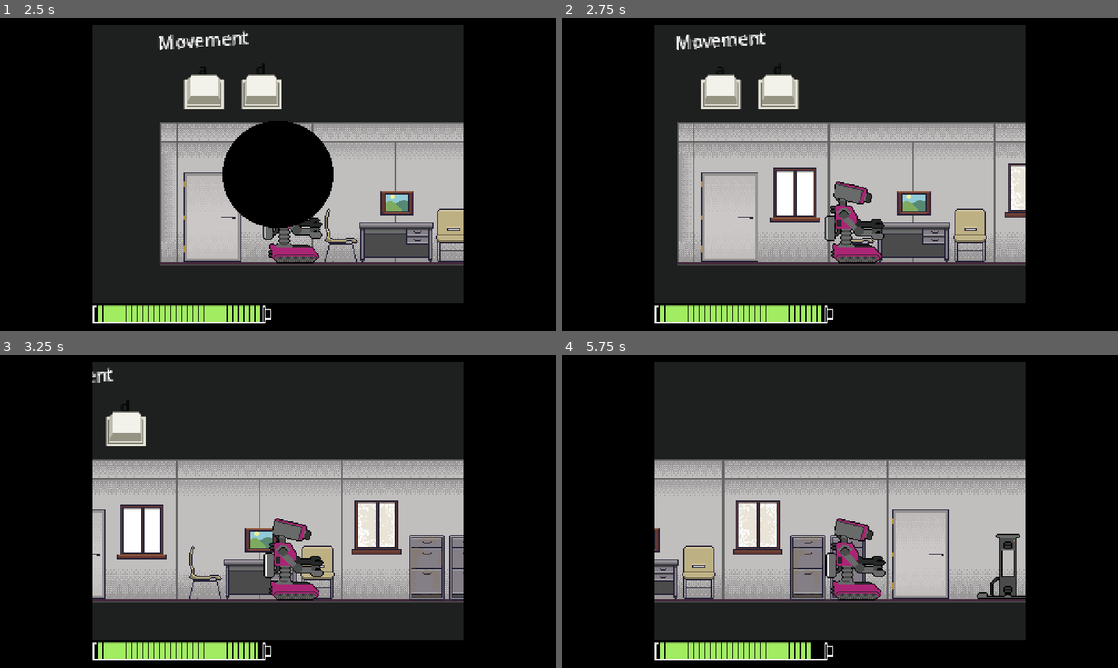
Above: before the commit, frames 1-4 (two rows, left to right).
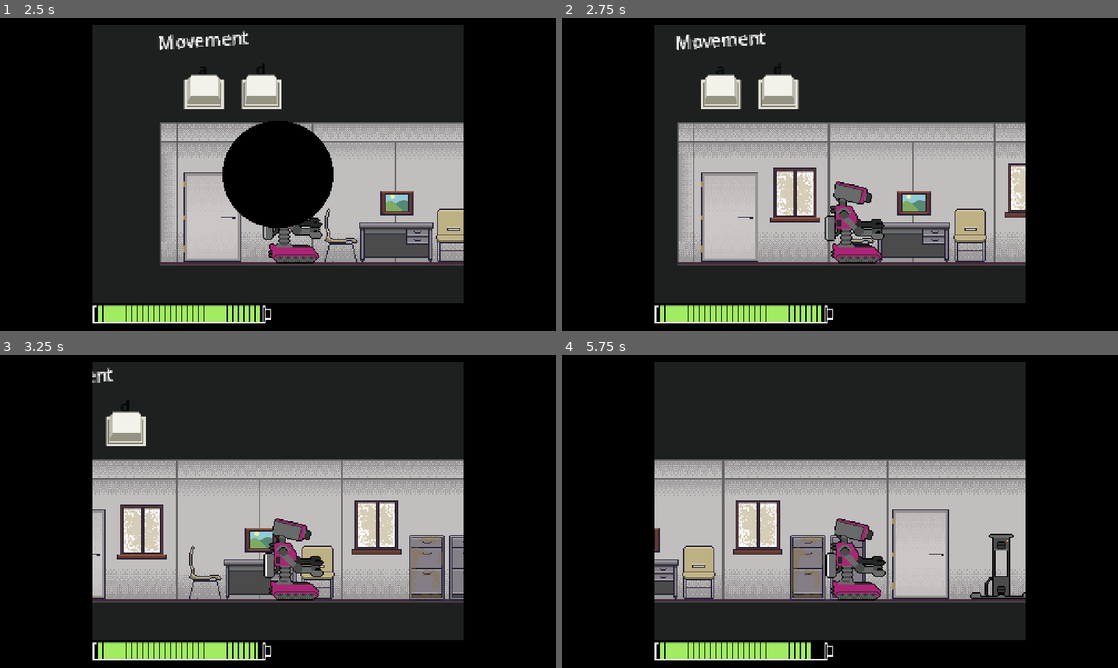
Above: after the commit, the same moments.

Repository: leorCD/Cleaning-Robot
Game: Godot game, scene res://scenes/main menu.tscn
The game is run twice, just before and just after one commit, with the same random seed, the same clock (stepped at 60 frames per second) and the same inputs.
Inputs (mouse positions are in pixels of both pictures, inside the frame that each line leads up to):
- Up to frame 1 (2.5 s): click "play" at 0.5 s; click "play" at 1.25 s; tap Enter at 2 s; move the mouse to (400, 158) at 2.02 s; hold D (right) from 2.03 s (still down); hold W (up) from 2.03 s (still down); click (400, 158) at 2.17 s
- Up to frame 2 (2.75 s): keep holding D (right); keep holding W (up)
- Up to frame 3 (3.25 s): keep holding D (right); move the mouse to (166, 527) at 2.77 s; release W (up) at 2.78 s; tap Space (spacebar) at 2.85 s; tap W (up) at 3.02, 3.05 s
- Up to frame 4 (5.75 s): tap W (up) at 3.32, 4.52, 4.55, 4.82 s; move the mouse to (895, 442) at 3.52 s; release D (right) at 3.53 s; hold A (left) 3.53-4.28 s; hold W (up) 3.53-4.28 s; move the mouse to (812, 574) at 4.27 s; hold D (right) from 4.28 s (still down); tap Space (spacebar) at 4.35 s; click (812, 574) at 4.42 s; move the mouse to (1006, 558) at 5.02 s; hold W (up) from 5.03 s (still down)

Frame 1 is identical in both runs. In frame 2, 0.8% of the frame differs, in the area x 38-84%, y 47-64%; in frame 3, 1.2%; in frame 4, 1.3%, in the area x 31-84%, y 47-78%.

Commit message:
Refactored level ending system
Level no longer ends instantly upon last task completion. Level end now tracks battery and missed tasks for future use

Diff:
--- /dev/null
+++ b/global/4_3_fake_aspect_ratio.gd
@@ -0,0 +1,4 @@
+extends CanvasLayer
+
+func _ready() -> void:
+	visible = true
--- a/player/modules/interact_module.gd
+++ b/player/modules/interact_module.gd
@@ -1,7 +1,7 @@
 extends Area2D
 class_name InteractionModule
 
-var levelAnalysisScene : PackedScene = load("res://scenes/level_complete_screen.tscn")
+#var levelAnalysisScene : PackedScene = load("res://scenes/level_complete_screen.tscn")
 
 @onready var player : Player = self.get_parent()
 @export var TaskHud : CanvasLayer = null
@@ -15,7 +15,7 @@
 
 @onready var objectMarker : Node2D = load("res://scenes/object_marker.tscn").instantiate()
 
-func _process(delta: float) -> void:
+func _process(_delta: float) -> void:
 	update_closest_interactable()
 
 func _unhandled_input(event: InputEvent) -> void:
@@ -138,15 +138,17 @@
 	$TaskLayer/TranslucentLayer.visible = false
 
 func on_level_complete() -> void:
-	player.forceFreeze = true
-
-	var levelAnalysis = levelAnalysisScene.instantiate()
-	$LevelComplete.add_child(levelAnalysis)
-	levelAnalysis.global_position.y = 700
-
-	var tweenIntoScreen = create_tween() \
-	.set_trans(Tween.TRANS_QUART) \
-	.tween_property(levelAnalysis, "global_position:y", 0, 1.0)
+	# dont make last task end game, require player to reach a charger
+	pass
+	##player.forceFreeze = true
+	##
+	##var levelAnalysis = levelAnalysisScene.instantiate()
+	##$LevelComplete.add_child(levelAnalysis)
+	##levelAnalysis.global_position.y = 700
+	##
+	##var tweenIntoScreen = create_tween() \
+	##.set_trans(Tween.TRANS_QUART) \
+	##.tween_property(levelAnalysis, "global_position:y", 0, 1.0)
 
 
 
--- a/player/player.tscn
+++ b/player/player.tscn
@@ -327,9 +327,6 @@
 grow_vertical = 2
 metadata/_edit_use_anchors_ = true
 
-[node name="LevelComplete" type="CanvasLayer" parent="InteractModule" unique_id=1136494216]
-layer = 999
-
 [node name="HUDModule" type="CanvasLayer" parent="." unique_id=1387734032]
 layer = 11
 
--- /dev/null
+++ b/scenes/charger.tscn
@@ -0,0 +1,22 @@
+[gd_scene format=3 uid="uid://crj1lsh8jg1jn"]
+
+[ext_resource type="Texture2D" uid="uid://bgpl8n76s6hlg" path="res://textures/room/Charger.png" id="1_aanbt"]
+[ext_resource type="Script" uid="uid://o4n7cg7a6csc" path="res://scripts/level_end.gd" id="1_pxnrp"]
+
+[sub_resource type="RectangleShape2D" id="RectangleShape2D_aanbt"]
+size = Vector2(23, 60)
+
+[node name="Charger" type="Area2D" unique_id=698597847]
+collision_layer = 2
+script = ExtResource("1_pxnrp")
+
+[node name="Sprite2D" type="Sprite2D" parent="." unique_id=411506895]
+texture = ExtResource("1_aanbt")
+
+[node name="CollisionShape2D" type="CollisionShape2D" parent="." unique_id=489145906]
+position = Vector2(0.5, 0)
+shape = SubResource("RectangleShape2D_aanbt")
+debug_color = Color(0, 0.64056903, 0.3526417, 0.41960785)
+
+[node name="LevelComplete" type="CanvasLayer" parent="." unique_id=698137466]
+layer = 999
--- a/scenes/level1.tscn
+++ b/scenes/level1.tscn
@@ -1,9 +1,9 @@
 [gd_scene format=3 uid="uid://d11ibitadgo44"]
 
-[ext_resource type="Script" uid="uid://cc5pb41al67c0" path="res://scripts/level.gd" id="1_bbk5w"]
 [ext_resource type="PackedScene" uid="uid://dfayqmttyqmjf" path="res://player/player.tscn" id="1_g2h75"]
 [ext_resource type="PackedScene" uid="uid://dwj8dxk2orq1x" path="res://tasks/sink/window.tscn" id="2_dwgg1"]
 [ext_resource type="Script" uid="uid://bw4wn5pphs17g" path="res://tasks/cleanable_Class.gd" id="3_ejswk"]
+[ext_resource type="Script" uid="uid://7jnxis6x6ko3" path="res://global/4_3_fake_aspect_ratio.gd" id="3_u068y"]
 [ext_resource type="Script" uid="uid://bouls4bgbr71v" path="res://scripts/task_manager.gd" id="4_conm7"]
 [ext_resource type="Texture2D" uid="uid://noa3d3u6nigi" path="res://textures/buttons.png" id="4_mvsps"]
 [ext_resource type="PackedScene" uid="uid://ca1ti3xnqjjh2" path="res://global/4_3_fake_aspect_ratio.tscn" id="5_ru4tf"]
@@ -14,7 +14,7 @@
 [ext_resource type="Texture2D" uid="uid://c6k1hurpo7ev3" path="res://textures/room/RoomCenter2.png" id="10_i8kv5"]
 [ext_resource type="PackedScene" uid="uid://cslymy7ylhaix" path="res://tasks/cabinet/cabinet_standing.tscn" id="10_u068y"]
 [ext_resource type="Texture2D" uid="uid://clr5dg4k7opkh" path="res://textures/room/RoomLeftEdge.png" id="11_dxn3v"]
-[ext_resource type="Texture2D" uid="uid://bgpl8n76s6hlg" path="res://textures/room/Charger.png" id="12_3w4mx"]
+[ext_resource type="PackedScene" uid="uid://crj1lsh8jg1jn" path="res://scenes/charger.tscn" id="12_3w4mx"]
 [ext_resource type="Texture2D" uid="uid://bg3caw5b4fvpv" path="res://textures/room/RoomRightEdge.png" id="12_14jow"]
 [ext_resource type="Texture2D" uid="uid://c8grwsc0ucda5" path="res://textures/room/Table.png" id="15_14jow"]
 [ext_resource type="Texture2D" uid="uid://n1u3itka1niq" path="res://textures/room/ChairSide.png" id="16_mvsps"]
@@ -42,10 +42,10 @@
 size = Vector2(20, 160)
 
 [node name="Level1" type="Node2D" unique_id=2091779854]
-script = ExtResource("1_bbk5w")
 
 [node name="4_3 fake aspect ratio" parent="." unique_id=31042625 instance=ExtResource("5_ru4tf")]
 visible = false
+script = ExtResource("3_u068y")
 
 [node name="player" parent="." unique_id=577084683 instance=ExtResource("1_g2h75")]
 z_index = 5
@@ -102,6 +102,7 @@
 [node name="window" parent="Tasks" unique_id=178642162 instance=ExtResource("2_dwgg1")]
 position = Vector2(-184, 37)
 script = ExtResource("3_ejswk")
+StandingTaskScene = ExtResource("8_3w4mx")
 
 [node name="window2" parent="Tasks" unique_id=1409830479 instance=ExtResource("2_dwgg1")]
 position = Vector2(32, 32)
@@ -127,6 +128,10 @@
 collision_layer = 0
 leadsTo = NodePath("../Door")
 
+[node name="LevelGoal" parent="Interactables" unique_id=698597847 node_paths=PackedStringArray("taskManager") instance=ExtResource("12_3w4mx")]
+position = Vector2(256, 68)
+taskManager = NodePath("../../Tasks")
+
 [node name="Walls" type="Node" parent="." unique_id=1031712267]
 
 [node name="floor" type="StaticBody2D" parent="Walls" unique_id=2020616492]
@@ -174,10 +179,6 @@
 texture = ExtResource("12_14jow")
 metadata/_edit_group_ = true
 metadata/_edit_lock_ = true
-
-[node name="Charger" type="Sprite2D" parent="." unique_id=1631866430]
-position = Vector2(262, 68)
-texture = ExtResource("12_3w4mx")
 
 [node name="Table" type="Sprite2D" parent="." unique_id=202274032]
 position = Vector2(-75, 80)
--- a/scenes/level_complete_screen.tscn
+++ b/scenes/level_complete_screen.tscn
@@ -3,7 +3,7 @@
 [ext_resource type="Texture2D" uid="uid://c6cbd8do3nwtv" path="res://textures/revans2_Clipboard_Background.png" id="1_rbv35"]
 
 [sub_resource type="StyleBoxFlat" id="StyleBoxFlat_rbv35"]
-bg_color = Color(0, 0, 0, 0.43137255)
+bg_color = Color(0, 0, 0, 0.5254902)
 
 [sub_resource type="SystemFont" id="SystemFont_rbv35"]
 font_names = PackedStringArray("Star Choco")
--- a/scripts/level.gd
+++ /dev/null
@@ -1,5 +0,0 @@
-extends Node2D
-class_name Level
-
-func _ready() -> void:
-	$"4_3 fake aspect ratio".visible = true
--- /dev/null
+++ b/scripts/level_end.gd
@@ -0,0 +1,28 @@
+extends Interactable
+class_name LevelEnd
+
+@export var taskManager : TaskManager = null
+
+var levelEnded : bool = false
+var levelAnalysisScene : PackedScene = load("res://scenes/level_complete_screen.tscn")
+
+func interact(player : Player) -> void:
+	if levelEnded:
+		return
+	levelEnded = true
+
+	player.forceFreeze = true
+	player.can_move(false)
+
+	var levelAnalysis = levelAnalysisScene.instantiate()
+	$LevelComplete.add_child(levelAnalysis)
+	levelAnalysis.global_position.y = 700
+
+	var tweenIntoScreen = create_tween() \
+	.set_trans(Tween.TRANS_QUART)
+	tweenIntoScreen.tween_property(levelAnalysis, "global_position:y", 0, 1.0)
+
+	var remainingBattery = player.get_node("BatteryModule").currBattery
+	var missedTasks = (taskManager.totalCleanables - taskManager.completedCleanables)
+	print("remaining battery : " + str(remainingBattery))
+	print("missed tasks : " + str(missedTasks))
--- a/scripts/task_manager.gd
+++ b/scripts/task_manager.gd
@@ -3,6 +3,7 @@
 
 signal level_complete
 var totalCleanables : int = 0
+var completedCleanables : int = 0
 
 func _ready() -> void:
 	await get_tree().process_frame
@@ -21,11 +22,10 @@
 	#print("total objectives : ", totalCleanables)
 
 func on_cleanable_task_finished() -> void:
-	if totalCleanables > 1:
-		totalCleanables -= 1
-	else:
+	completedCleanables += 1
+
+	if completedCleanables >= totalCleanables:
 		level_finish()
 
 func level_finish() -> void:
-	#print("all tasks fisihed")
 	level_complete.emit()
--- a/tasks/cleanable_Class.gd
+++ b/tasks/cleanable_Class.gd
@@ -27,7 +27,7 @@
 	totalDirt = int(not standingTaskFinished) + int(not crouchingTaskFinished) + int(not reachingTaskFinished)
 	if totalDirt >= 1:
 		dirtSprite.visible = true
-		dirtSprite.modulate.a = 0.4 + totalDirt / 3
+		dirtSprite.modulate.a = 0.4 + float(totalDirt) / 3.0
 
 func start_task(calledBy : InteractionModule, State : States.MovementState) -> Node:
 	interactor = calledBy
Not shown, added: global/4_3_fake_aspect_ratio.gd.uid
Not shown, removed: scripts/level.gd.uid
Not shown, added: scripts/level_end.gd.uid
